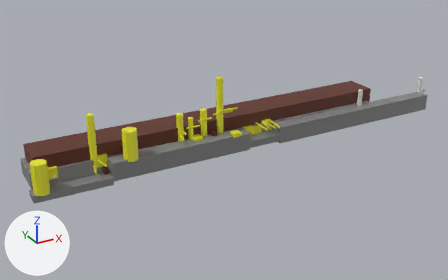
The Blender file assets/map_forest.blend as it was, and as the next commit left it.
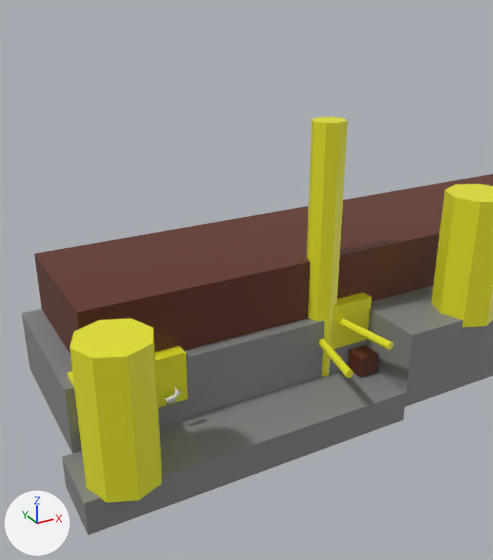
Each version is shown whole from a 50 mm lens placed at (-29.1, -138.7, 67.6), pointed at (49.2, 3.6, -3.5), then close up from a 50 mm lens placed at (-11.9, -29.8, 19.3), pointed at (6.5, 3.6, 2.6). The lights are fixed; the arrows at lower left show +X, +Y and +Z.

Objects in the first close-up: 'Box', 'Bush.014', 'Bush.019', 'Flora', 'Ground', 'Ground.006', 'Ground.007', 'Tree.001', 'Tree.004', 'Tree.008'.
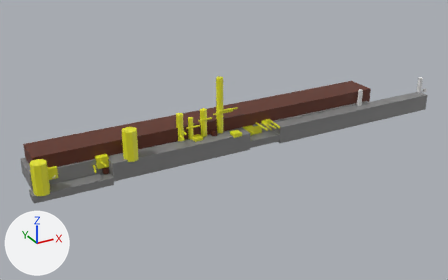
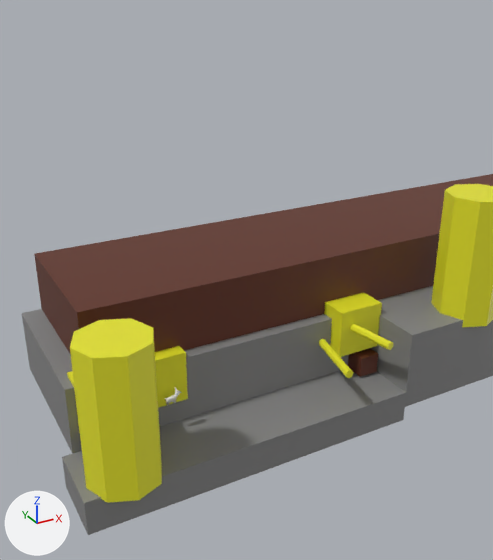
What differs and where, as boxes [x1, y1, x2, y2] in the close-ups (493 x 560 px):
'Tree.004', deleted (yellow)
    before: [307, 117, 348, 376]
'Bush.019', moved
    before: [331, 292, 372, 349]
    after: [324, 292, 382, 357]

The change, as a list of edits to the scene's bpy script:
```text
Remove ob_tree_004:
    ob_tree_004 = bpy.data.objects.new('Tree.004', me_cylinder_005)
    ob_tree_004.location = (10.51, 1.49, -3.95)
    ob_tree_004.scale = (10.0, 10.0, 8.0)
Change ob_bush_019:
    ob_bush_019.location: (12.27, 2.1, -0.44) -> (12.27, 1.1, -0.44)
```
